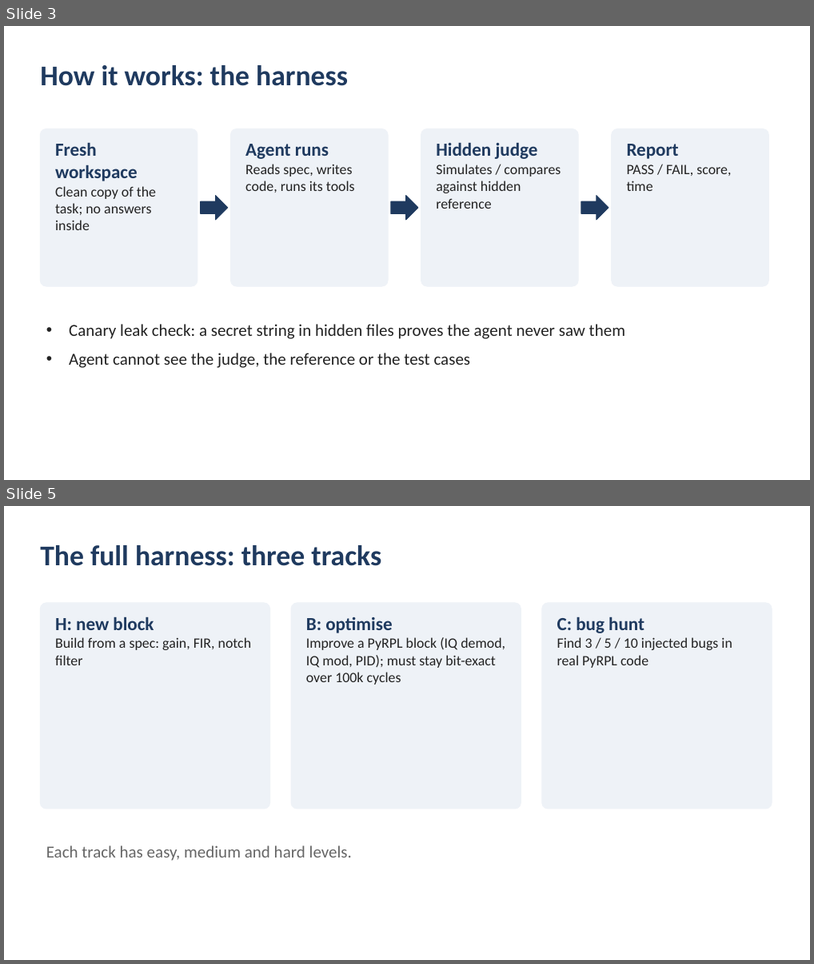
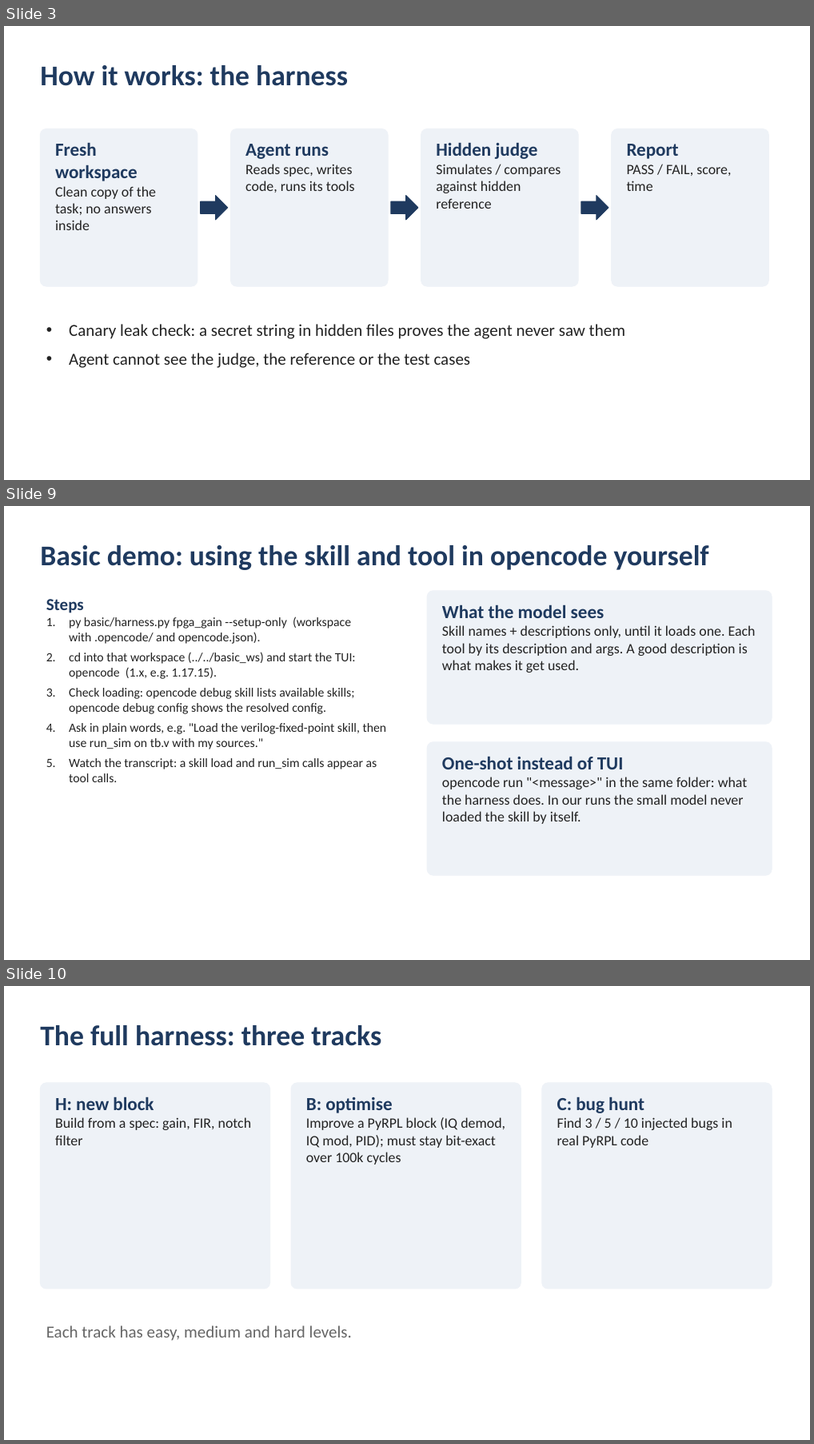
Before and after one commit to SiddharthaKR/testlocal, a slide deck: docs/AI_FPGA_demo_summary.pptx. Shown one above the other, each under a label of ours: slides 3 and 5 before the commit, slides 3, 9 and 10 after it; the slides between them are not shown. The pictures are 814x964 and 814x1444 pixels, drawn with LibreOffice and Linux fonts; fonts in the diff are those of the drawing. Boxes give left, top, right and bottom in pixels: in the first picture for what was removed or moved away, otherwise in the second. Text is boxed around its words. In the diff, an @@ line names an element or a change of style, - is before the commit and + after.

```diff
--- a/docs/AI_FPGA_demo_summary.pptx
+++ b/docs/AI_FPGA_demo_summary.pptx
@@ slide 9 added at <box>4,506,810,960</box>, background #FFFFFF @@
@@ text added at <box>40,545,710,570</box>, 34 pt, text #1F3A5F, bold @@
+Basic demo: using the skill and tool in opencode yourself
@@ text added at <box>46,599,387,782</box>, 15 pt, text #222222 @@
+Steps
+1. py basic/harness.py fpga_gain --setup-only (workspace with .opencode/ and opencode.json).
+2. cd into that workspace (../../basic_ws) and start the TUI: opencode (1.x, e.g. 1.17.15).
+3. Check loading: opencode debug skill lists available skills; opencode debug config shows the resolved config.
+4. Ask in plain words, e.g. "Load the verilog-fixed-point skill, then use run_sim on tb.v with my sources."
+5. Watch the transcript: a skill load and run_sim calls appear as tool calls.
@@ rounded rectangle added at <box>427,591,772,724</box>, fill #EEF2F7, outline #EEF2F7 1 pt @@
@@ text added at <box>442,604,756,672</box>, 17 pt, text #222222 @@
+What the model sees
+Skill names + descriptions only, until it loads one. Each tool by its description and args. A good description is what makes it get used.
@@ rounded rectangle added at <box>427,742,772,875</box>, fill #EEF2F7, outline #EEF2F7 1 pt @@
@@ text added at <box>442,756,748,824</box>, 17 pt, text #222222 @@
+One-shot instead of TUI
+opencode run "<message>" in the same folder: what the harness does. In our runs the small model never loaded the skill by itself.
@@ what was slide 5 is now slide 10 @@
```
Also in this commit, not shown: 3 slides changed, 4 other slides added.
